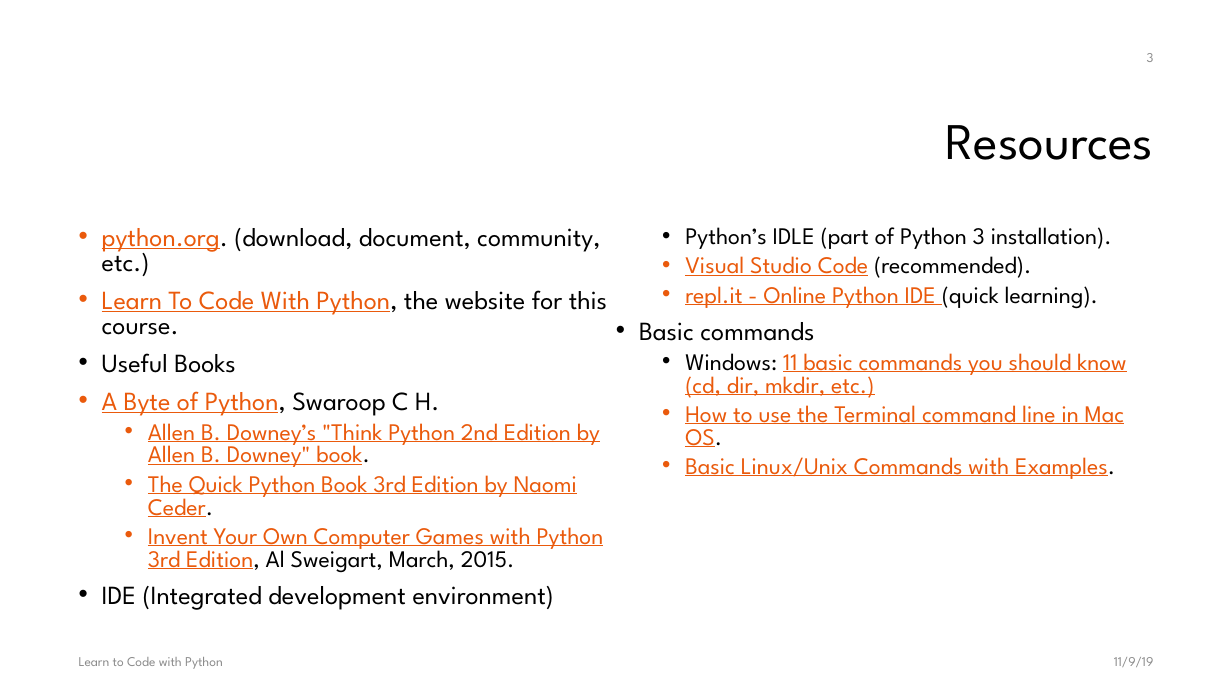
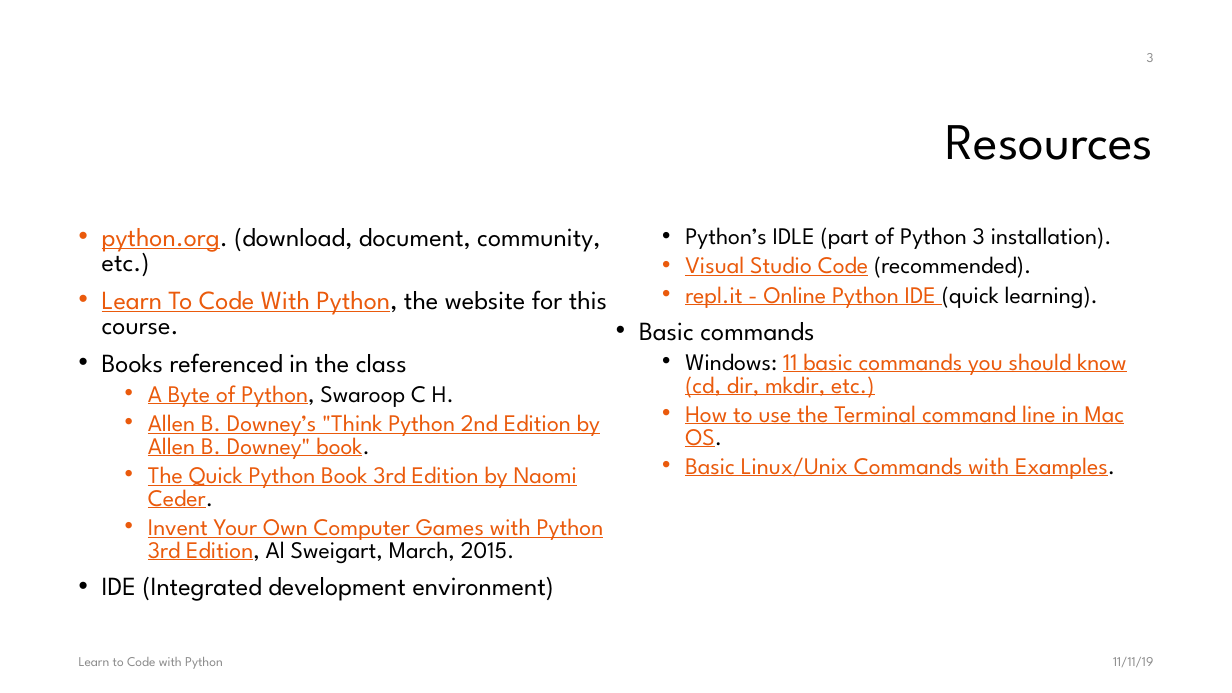
Before and after one commit to chiachang100/LearnToCodeWithPython, a slide deck: slide 3 of docs/LearnToCodeWithPython.pptx. Drawn at 1232x693 pixels with LibreOffice and Linux fonts; fonts in the diff are those of the drawing; background and template pictures are left out. Boxes give left, top, right and bottom in pixels: in the first picture for what was removed or moved away, otherwise in the second. Text is boxed around its words. In the diff, an @@ line names an element or a change of style, - is before the commit and + after.

```diff
--- a/docs/LearnToCodeWithPython.pptx
+++ b/docs/LearnToCodeWithPython.pptx
@@ text at <box>102,353,407,373</box>: text changed @@
-• Useful Books
+• Books referenced in the class
@@ text at <box>148,385,454,407</box>: size 20.4 to 18.5 pt in "A Byte of Python, Swaroop C H."; list level 1 to 2 in "A Byte of Python, Swaroop ..." @@
@@ text at <box>1113,657,1153,667</box>: text changed @@
-11/9/19
+11/11/19
```
Also in this commit, not shown: 150 other slides changed, 1 other file.
